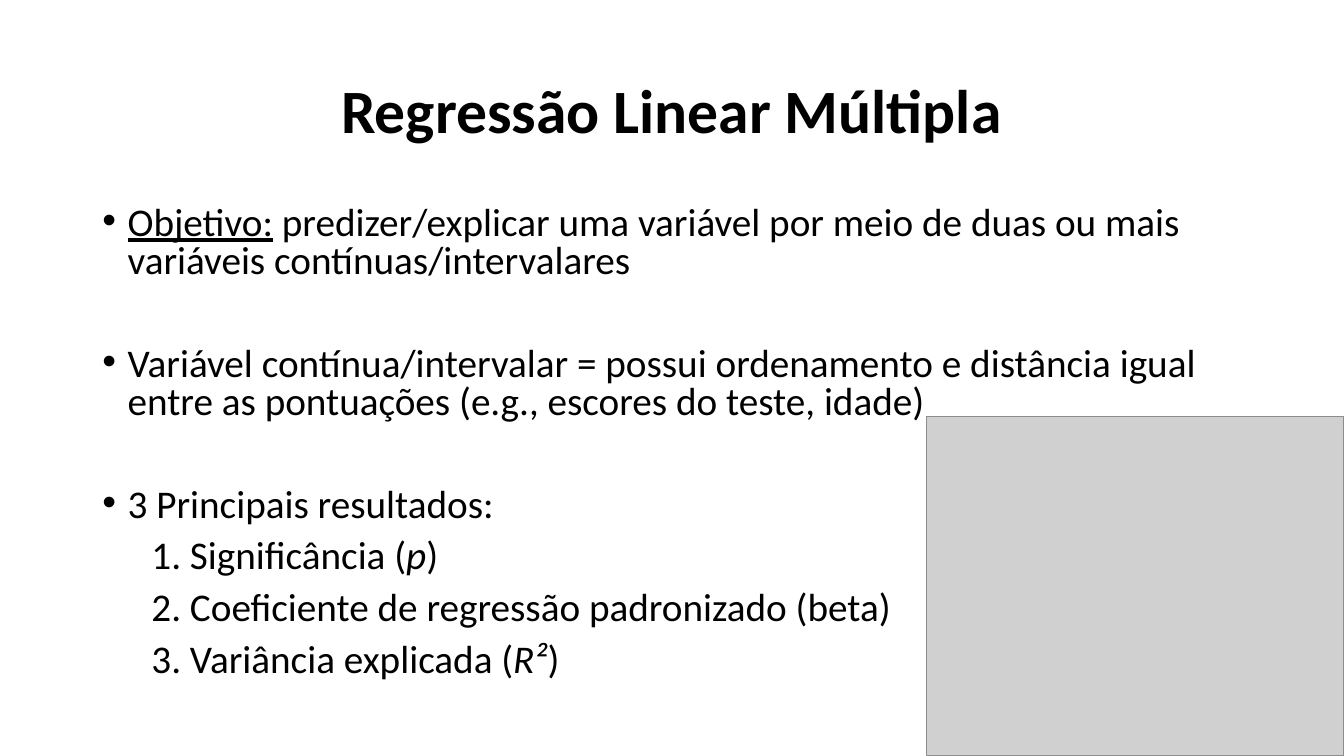
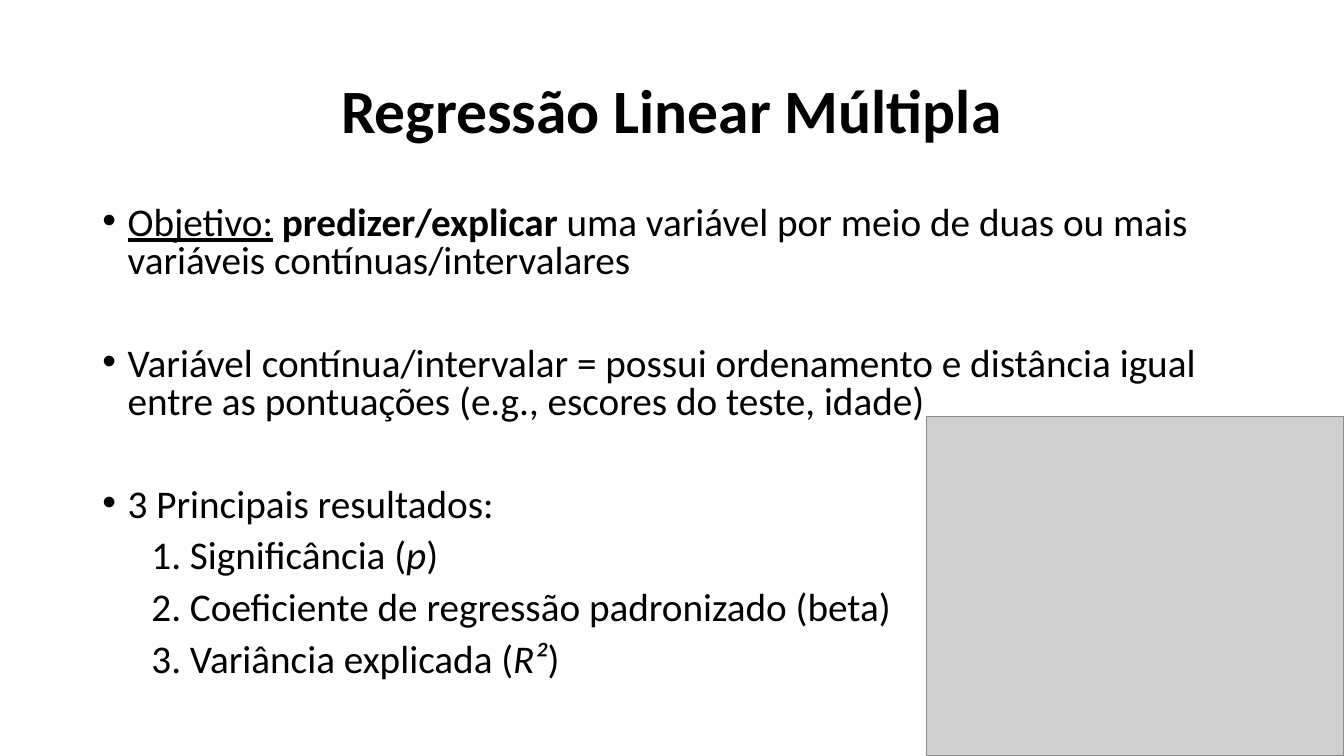
Before and after one commit to GustavHM/ABOP2021, a slide deck: slide 18 of Primeiros Passos - Análise de dados.pptx. Drawn at 1344x756 pixels with LibreOffice and Linux fonts; fonts in the diff are those of the drawing; grey boxes stand for pictures. Boxes give left, top, right and bottom in pixels: in the first picture for what was removed or moved away, otherwise in the second. Text is boxed around its words. In the diff, an @@ line names an element or a change of style, - is before the commit and + after.

```diff
--- a/Primeiros Passos - Análise de dados.pptx
+++ b/Primeiros Passos - Análise de dados.pptx
@@ text at bbox=[128, 208, 1187, 276]: bold on in "predizer/explicar" @@
```
Also in this commit, not shown: 1 other slide changed, 1 other file.
